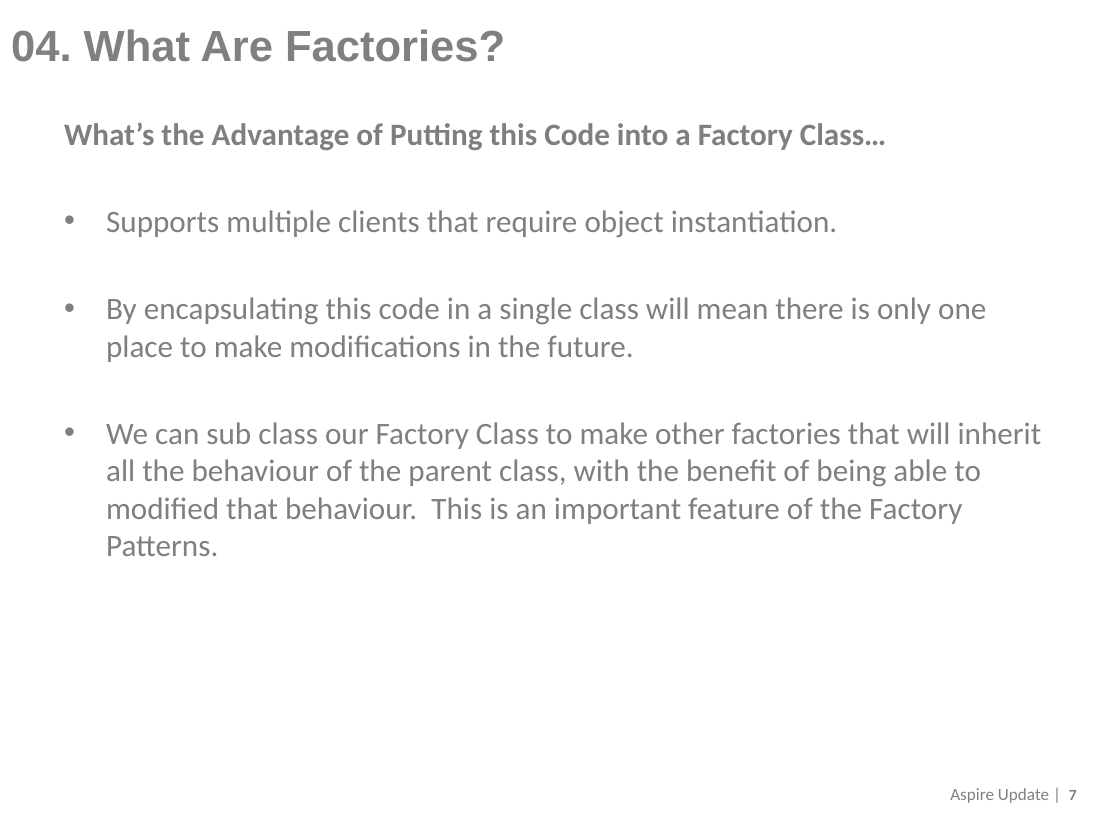
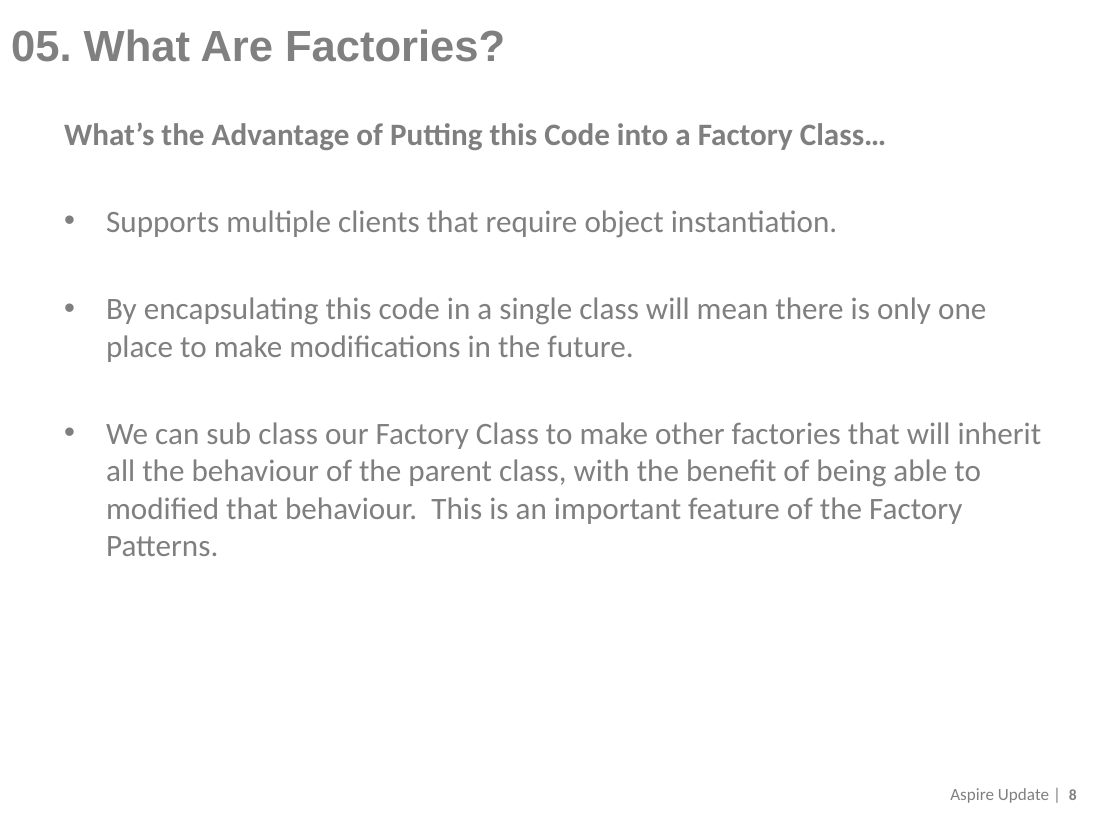
Before and after one commit to crazydais/design-patterns-for-cpp, a slide deck: slide 7 of Factories.pptx (slide 6 before the commit). Drawn at 1120x840 pixels with LibreOffice and Linux fonts; fonts in the diff are those of the drawing; background and template pictures are left out. Boxes give left, top, right and bottom in pixels: in the first picture for what was removed or moved away, otherwise in the second. Text is boxed around its words. In the diff, an @@ line names an element or a change of style, - is before the commit and + after.

```diff
--- a/Factories.pptx
+++ b/Factories.pptx
@@ title at bbox=[11, 29, 505, 62]: text changed @@
-04. What Are Factories?
+05. What Are Factories?
@@ page number at bbox=[950, 788, 1077, 803]: text changed @@
-Aspire Update | 7
+Aspire Update | 8
```
Also in this commit, not shown: 4 other slides changed, 5 slides added, 50 other files.
